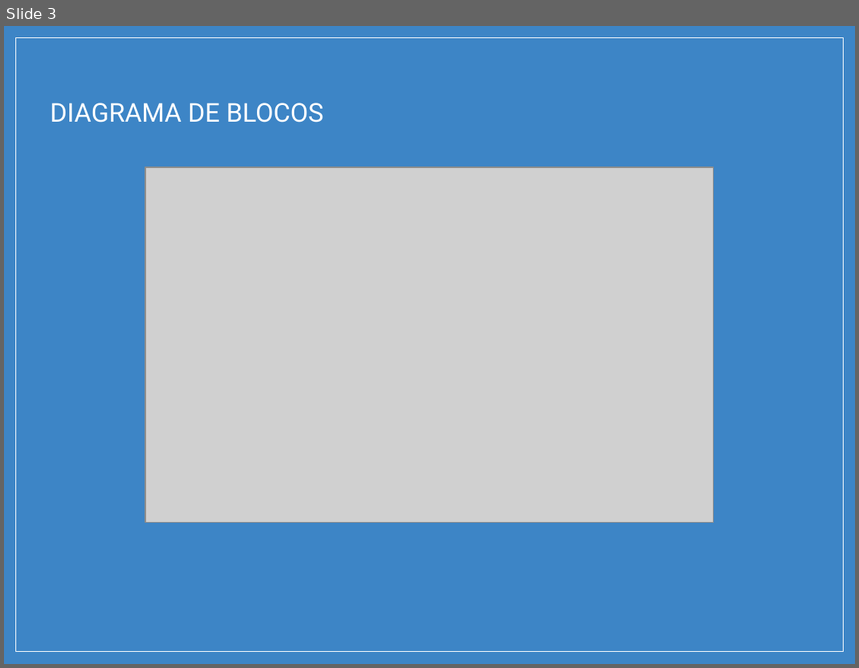
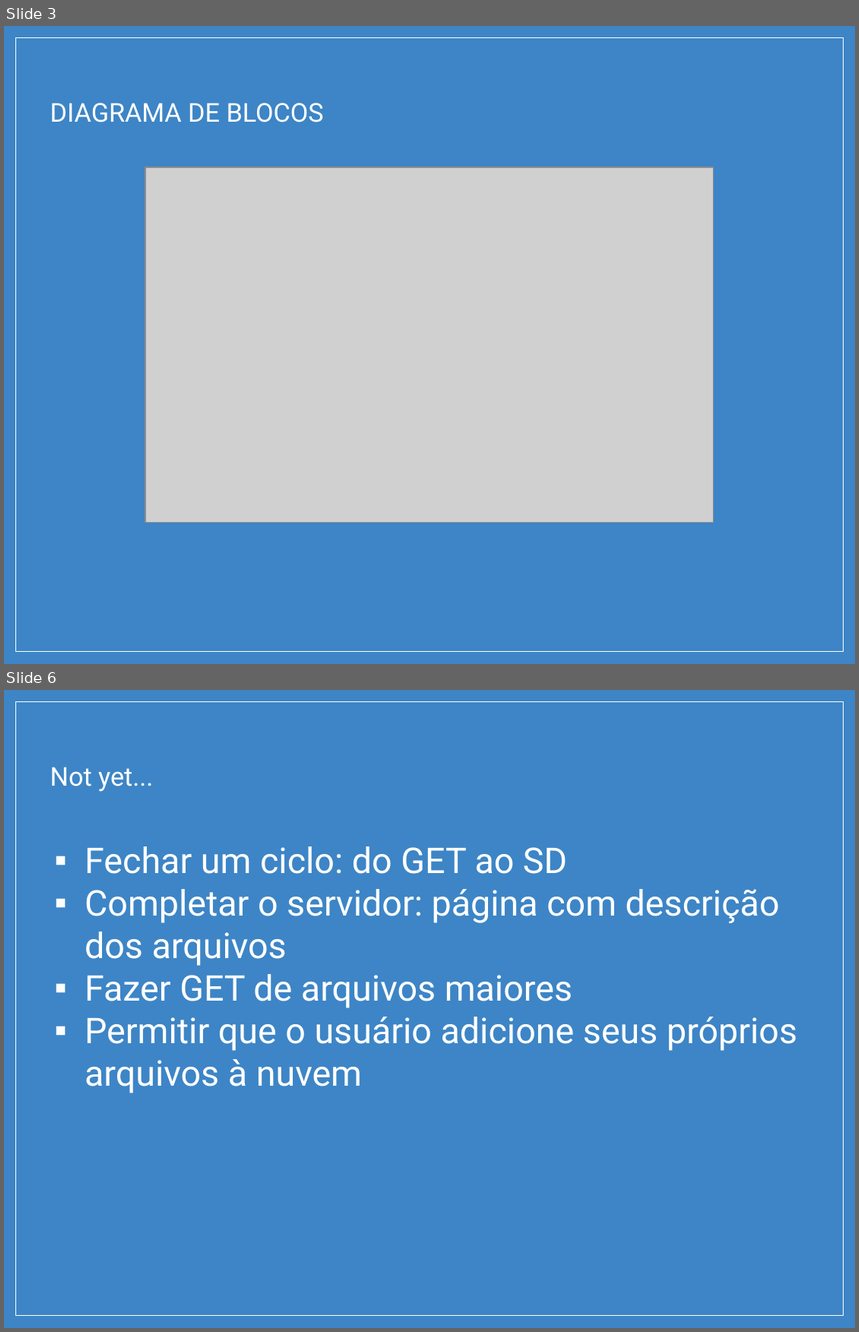
Before and after one commit to rmolines/CompEmbarcada, a slide deck: Apresentação Smart Pen Drive.pptx. Shown one above the other, each under a label of ours: slide 3 before the commit, slides 3 and 6 after it; the slides between them are not shown. The pictures are 859x668 and 859x1332 pixels, drawn with LibreOffice and Linux fonts; fonts in the diff are those of the drawing; grey boxes stand for pictures; background and template pictures are left out. Boxes give left, top, right and bottom in pixels: in the first picture for what was removed or moved away, otherwise in the second. Text is boxed around its words. In the diff, an @@ line names an element or a change of style, - is before the commit and + after.

```diff
--- a/Apresentação Smart Pen Drive.pptx
+++ b/Apresentação Smart Pen Drive.pptx
@@ slide 6 added at bbox=[4, 690, 855, 1328], background picture (left out); not listed: 1 template element that a slide beside it also shows @@
@@ title added at bbox=[50, 767, 153, 792], 22 pt, text #FFFFFF @@
+Not yet...
@@ text added at bbox=[85, 847, 797, 1094], 30 pt, text #FFFFFF @@
+▪ Fechar um ciclo: do GET ao SD
+▪ Completar o servidor: página com descrição dos arquivos
+▪ Fazer GET de arquivos maiores
+▪ Permitir que o usuário adicione seus próprios arquivos à nuvem
```
Also in this commit, not shown: 3 other slides added, 1 slide removed, 10 other files.
